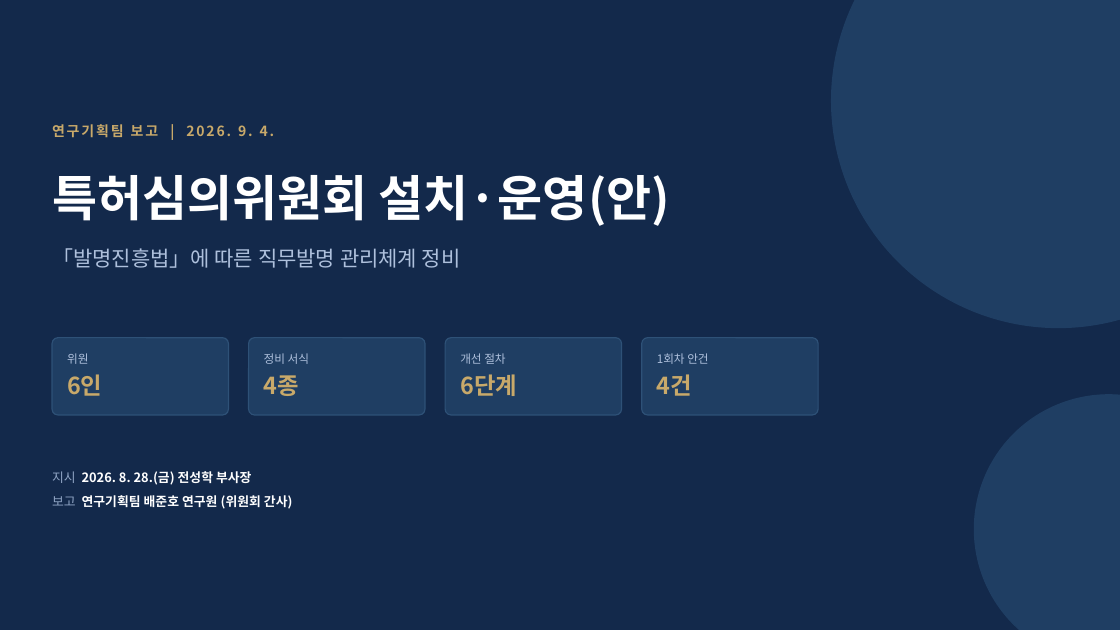
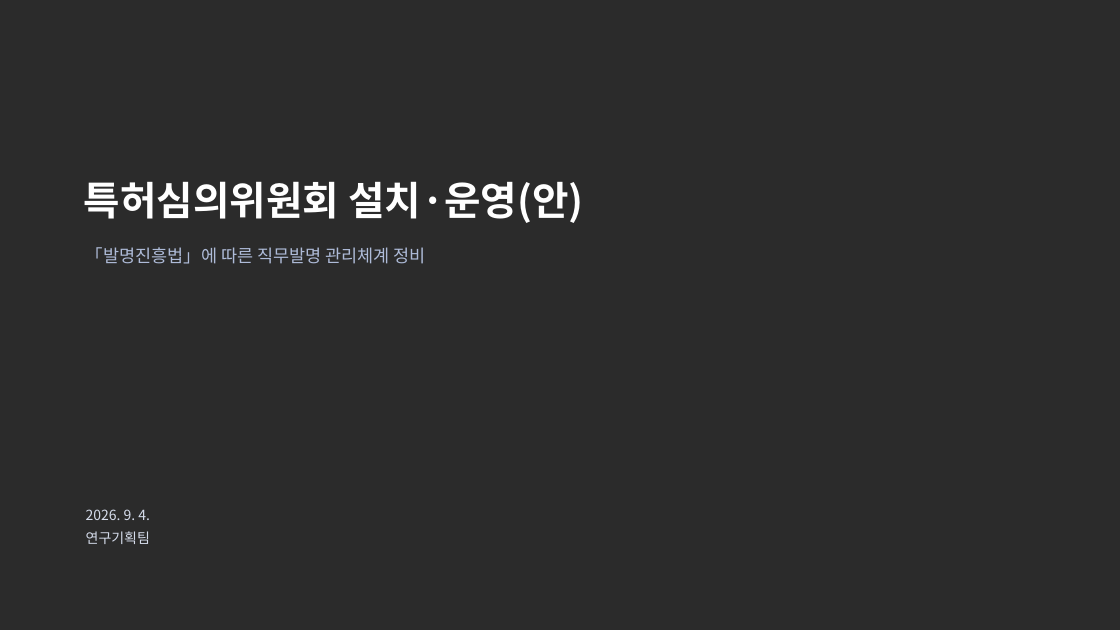
Before and after one commit to yellowCornSalad/chamyeoyul, a slide deck: slide 1 of docs/patent-committee/특허심의위원회_설치운영안_보고.pptx. Drawn at 1120x630 pixels with LibreOffice and Linux fonts; fonts in the diff are those of the drawing; background and template pictures are left out; a plain dark background stands for a picture behind light text. Boxes give left, top, right and bottom in pixels: in the first picture for what was removed or moved away, otherwise in the second. Text is boxed around its words. In the diff, an @@ line names an element or a change of style, - is before the commit and + after.

```diff
--- a/docs/patent-committee/특허심의위원회_설치운영안_보고.pptx
+++ b/docs/patent-committee/특허심의위원회_설치운영안_보고.pptx
@@ background #13294B to picture (left out) @@
@@ ellipse removed at (832, 0, 1120, 328) @@
@@ text removed at (52, 124, 275, 138) @@
-연구기획팀 보고 | 2026. 9. 4.
@@ text "특허심의위원회 설치·운영(안)": place and size @@
-text "특허심의위원회 설치·운영(안)" at (52, 175, 670, 226)
+text "특허심의위원회 설치·운영(안)" at (84, 181, 584, 223)
@@ text "특허심의위원회 설치·운영(안)" at (84, 181, 584, 223): size 42 to 34 pt @@
@@ text "「발명진흥법」에 따른 직무발명 관리체계 정비": place and size @@
-text "「발명진흥법」에 따른 직무발명 관리체계 정비" at (52, 248, 461, 268)
+text "「발명진흥법」에 따른 직무발명 관리체계 정비" at (86, 247, 426, 264)
@@ text "「발명진흥법」에 따른 직무발명 관리체계 정비" at (86, 247, 426, 264): size 18 to 15 pt, text colour #AEC0DC to #AEBBD8 @@
@@ rounded rectangle removed at (52, 338, 229, 415) @@
@@ text removed at (67, 353, 88, 364) @@
-위원
@@ rounded rectangle removed at (249, 338, 425, 415) @@
@@ text removed at (264, 353, 309, 364) @@
-정비 서식
@@ rounded rectangle removed at (445, 338, 622, 415) @@
@@ text removed at (460, 353, 505, 364) @@
-개선 절차
@@ rounded rectangle removed at (642, 338, 818, 415) @@
@@ text removed at (657, 353, 708, 364) @@
-1회차 안건
@@ text removed at (67, 374, 102, 396) @@
-6인
@@ text removed at (264, 375, 299, 396) @@
-4종
@@ text removed at (460, 374, 517, 396) @@
-6단계
@@ text removed at (657, 374, 692, 396) @@
-4건
@@ ellipse removed at (975, 395, 1120, 630) @@
@@ text removed at (52, 471, 293, 509) @@
-지시 2026. 8. 28.(금) 전성학 부사장
-보고 연구기획팀 배준호 연구원 (위원회 간사)
@@ text added at (86, 509, 150, 544), 12 pt, text #D6DDEC @@
+2026. 9. 4.
+연구기획팀
```
Also in this commit, not shown: 11 other slides changed, 1 slide added, 4 other files.
